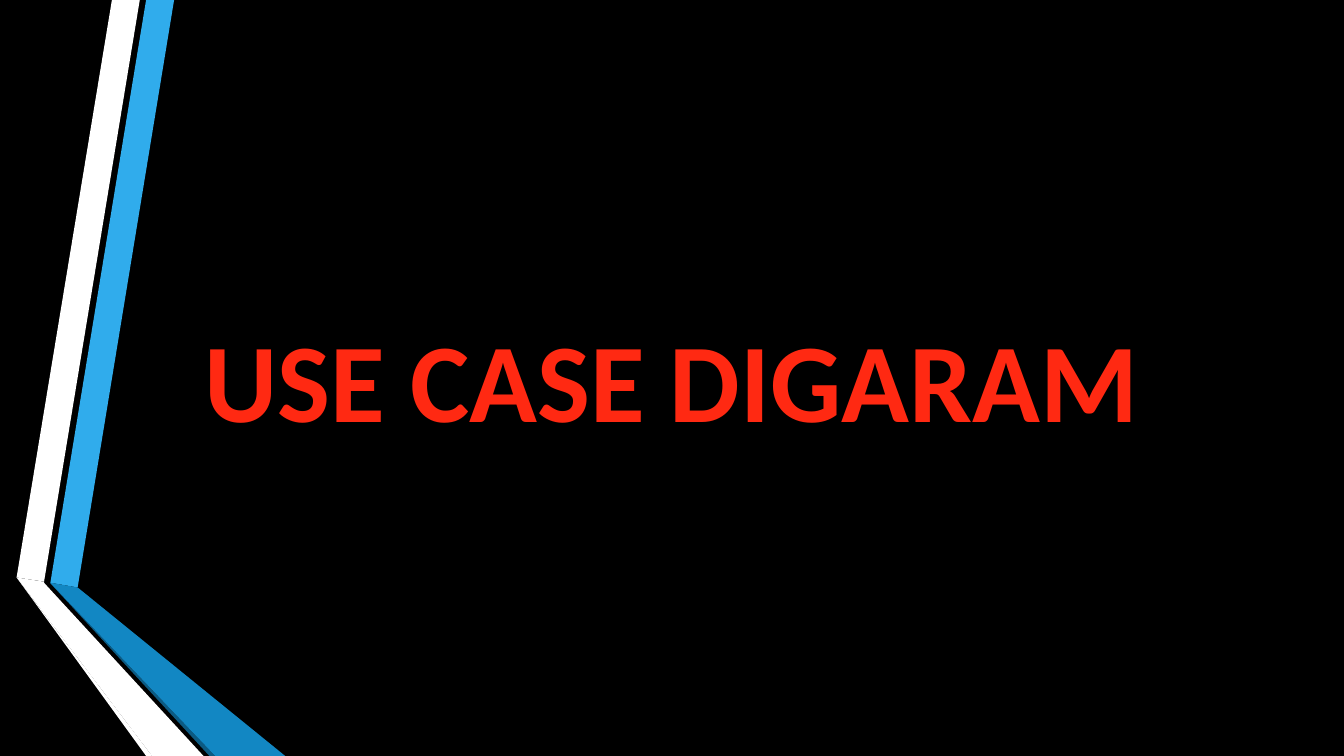
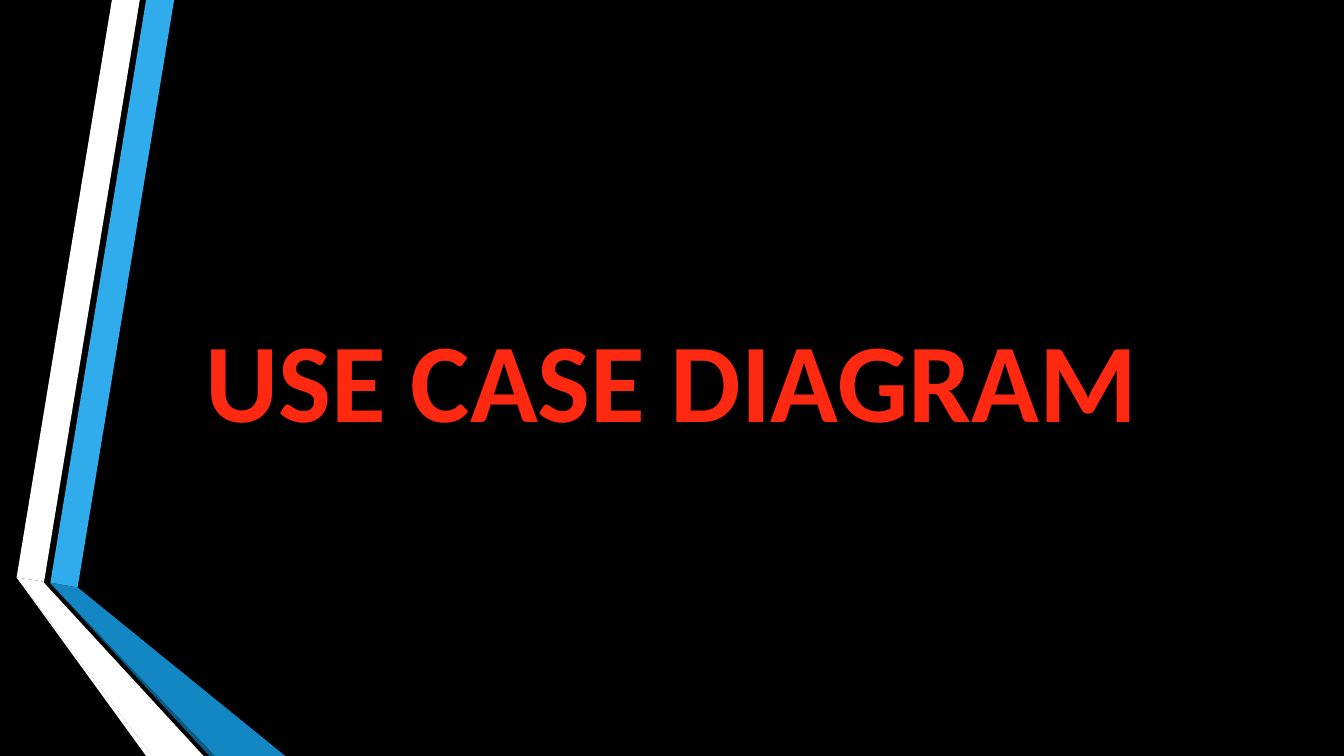
Before and after one commit to LACHHABAYOUB/MPPPROJECTAIRLINE, a slide deck: slide 6 of src/Additional/Presentation/PresentationAirlineReservationSystem.pptx (slide 5 before the commit). Drawn at 1344x756 pixels with LibreOffice and Linux fonts; fonts in the diff are those of the drawing. Boxes give left, top, right and bottom in pixels: in the first picture for what was removed or moved away, otherwise in the second. Text is boxed around its words. In the diff, an @@ line names an element or a change of style, - is before the commit and + after.

```diff
--- a/src/Additional/Presentation/PresentationAirlineReservationSystem.pptx
+++ b/src/Additional/Presentation/PresentationAirlineReservationSystem.pptx
@@ text at (205, 348, 1138, 423): text changed @@
-USE CASE DIGARAM
+USE CASE DIAGRAM
```
Also in this commit, not shown: 1 other slide changed, 1 slide added.
